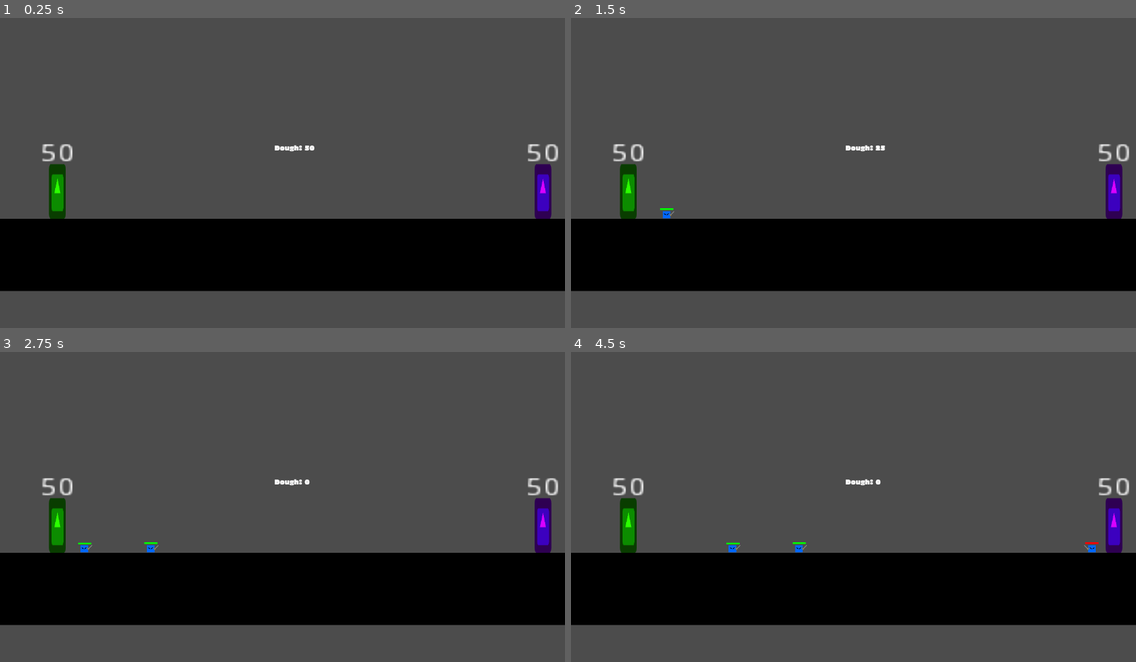
Above: before the commit, frames 1-4 (two rows, left to right).
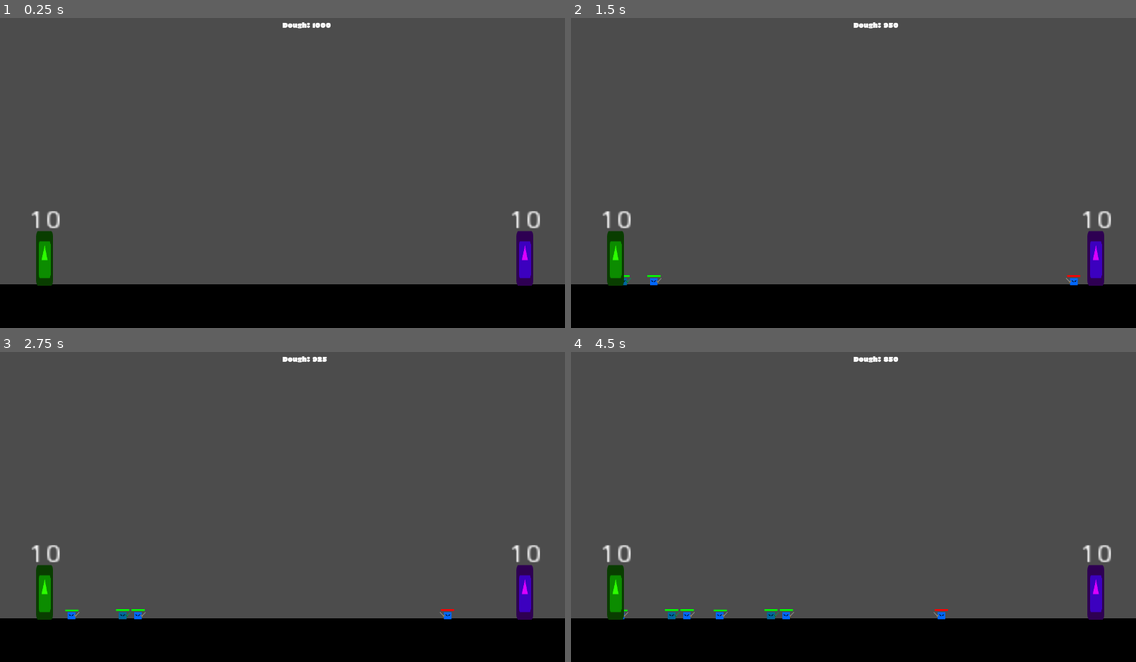
Above: after the commit, the same moments.

Repository: Boyquotes/mtx-project
Game: Godot game, scene res://src/scenes/battle_scene/BattleScene.tscn
Same seed, same stepped clock (60 frames per second), same inputs: the game is played once before the commit and once after it. Before the commit the project starts from res://src/scenes/BattleScene.tscn. The engine's default icon, where the game draws it, is replaced by a stand-in: a white triangle on a blue panel in a dark square.
Inputs (mouse positions are in pixels of both pictures, inside the frame that each line leads up to):
- Up to frame 1 (0.25 s): no input
- Up to frame 2 (1.5 s): tap Enter at 0.5 s; move the mouse to (977, 154) at 0.52 s; tap 1 (spawn_1) at 0.6 s; move the mouse to (740, 185) at 1.27 s; tap 2 (spawn_2) at 1.35 s
- Up to frame 3 (2.75 s): move the mouse to (339, 432) at 2.02 s; tap 3 (spawn_3) at 2.1 s
- Up to frame 4 (4.5 s): move the mouse to (825, 565) at 2.77 s; tap 1 (spawn_1) at 2.85 s; move the mouse to (1023, 550) at 3.52 s; tap 2 (spawn_2) at 3.6 s; move the mouse to (684, 457) at 4.27 s; tap 3 (spawn_3) at 4.35 s

The runs differ from the first frame. In frame 1, 35% of the frame differs, in the area x 0-100%, y 1-100%; in frame 2, 35%; in frame 3, 35%; in frame 4, 35%.

Commit message:
game over, wave system

Diff:
--- a/project.godot
+++ b/project.godot
@@ -11,7 +11,7 @@
 [application]
 
 config/name="Age of Gacha"
-run/main_scene="res://src/scenes/BattleScene.tscn"
+run/main_scene="res://src/scenes/battle_scene/BattleScene.tscn"
 config/icon="res://icon.png"
 
 [autoload]
--- a/src/objects/bases/AllyBase.gd
+++ b/src/objects/bases/AllyBase.gd
@@ -2,6 +2,7 @@
 
 var _units: Array
 
+signal game_over
 
 func _create_unit(unit: PackedScene):
 	var new_unit : UnitTypes.UNIT_TYPE = unit.instance()
@@ -20,3 +21,7 @@
 		_create_unit(UnitTypes.selected_units[1]);
 	elif Input.is_action_just_pressed("spawn_3"):
 		_create_unit(UnitTypes.selected_units[2]);
+
+func _die():
+	emit_signal("game_over")
+	queue_free()
--- a/src/objects/bases/Base.gd
+++ b/src/objects/bases/Base.gd
@@ -2,8 +2,10 @@
 
 enum side {ALLY, ENEMY}
 
-export var health_points = 50
-export var spawn_delay = 2.0
+export var health_points = 10
+
+func _ready():
+	$Label.text = str(max(health_points, 0))
 
 func _spawn_unit(unit: UnitTypes.UNIT_TYPE):
 	Global.GameManager.add_unit(unit)
@@ -15,4 +17,7 @@
 	health_points -= damage
 	$Label.text = str(max(health_points, 0))
 	if health_points < 0:
-		queue_free()
+		_die()
+
+func _die():
+	pass
--- a/src/objects/bases/EnemyBase.gd
+++ b/src/objects/bases/EnemyBase.gd
@@ -1,29 +1,104 @@
 extends "res://src/objects/bases/Base.gd"
 
-func _ready():
-	$Timer.one_shot = false
-	$Timer.start(4)
+export var min_delay_between_waves = 7
+export var max_delay_between_waves = 10
+export var time_for_level_increase = 50
 
-func _create_unit(unit: PackedScene):
-	var new_unit : UnitTypes.UNIT_TYPE = unit.instance()
+
+const _wave_data_file = "res://src/utility/Waves.txt"
+
+
+var _current_level = 0
+var _waves: Array
+var _current_possible_waves: Array
+
+
+signal game_over
+
+
+# SENDING OUT WAVES OF ENEMIES
+class Wave:
+	var min_level = 0
+	var max_level = 10
+	var delay_between_enemies = 1.0
+	var enemies: Array = [UnitTypes.MELEE_UNIT]
+
+	func _init(min_level: int, max_level: int, delay_between_enemies: float, enemies: Array):
+		self.min_level = min_level
+		self.max_level = max_level
+		self.delay_between_enemies = delay_between_enemies
+		self.enemies = enemies
+
+
+func _parse_wave_data():
+	var file = File.new()
+	file.open(_wave_data_file, file.READ)
+	while !file.eof_reached():
+		var csv = file.get_csv_line()
+		var enemies: Array
+		for i in range(3, csv.size()):
+			enemies.append(csv[i])
+
+		var new_wave = Wave.new(int(csv[0]), int(csv[1]), float(csv[2]), enemies)
+		_waves.append(new_wave)
+
+
+func _update_possible_waves():
+	_current_possible_waves = []
+	for wave in _waves:
+		if _current_level >= wave.min_level and _current_level <= wave.max_level:
+			_current_possible_waves.append(wave)
+
+
+# SPAWNING UNITS
+func _send_out_wave():
+	if _current_possible_waves.size() == 0:
+		print("no wave to send out at level ", _current_level)
+		return
+
+	var w = randi()%_current_possible_waves.size()
+	var wave: Wave = _current_possible_waves[w]
+
+	for unit_name in wave.enemies:
+		var unit = _create_unit_from_name(unit_name)
+		_spawn_unit(unit)
+		yield(get_tree().create_timer(wave.delay_between_enemies), "timeout")
+
+	var time_until_next_wave = randi()%(max_delay_between_waves - min_delay_between_waves) + min_delay_between_waves
+	$WaveTimer.start(time_until_next_wave)
+
+
+func _create_unit_from_name(unit_name: String) -> UnitTypes.UNIT_TYPE:
+	var new_unit : UnitTypes.UNIT_TYPE = UnitTypes.name_to_unit_dict[unit_name].instance()
 	new_unit.make_unit_enemy()
 	new_unit.global_position = $Spawnpoint.global_position
-	_spawn_unit(new_unit)
+	return new_unit
 
-func _on_Timer_timeout():
-	var r = randi()%4
-	var unit_type: PackedScene
 
-	match(r):
-		0:
-			unit_type = UnitTypes.MELEE_UNIT
-		1:
-			unit_type = UnitTypes.FAST_UNIT
-		2:
-			unit_type = UnitTypes.FAST_UNIT
-		3:
-			unit_type = UnitTypes.TANKY_UNIT
-		_:
-			unit_type = UnitTypes.MELEE_UNIT
+# FUNCTION
+func _ready():
+	randomize()
+	$LevelIncreaseTimer.one_shot = false
+	$LevelIncreaseTimer.start(time_for_level_increase)
 
-	_create_unit(unit_type)
+	_parse_wave_data()
+	_update_possible_waves()
+
+	$WaveTimer.one_shot = true
+	$WaveTimer.start(1)
+
+
+func _on_WaveTimer_timeout():
+	_send_out_wave()
+
+
+func _die():
+	emit_signal("game_over")
+	queue_free()
+
+
+func _on_LevelIncreaseTimer_timeout():
+	_current_level += 1
+	if _current_level == 10:
+		$LevelIncreaseTimer.stop()
+	_update_possible_waves()
--- a/src/objects/bases/EnemyBase.tscn
+++ b/src/objects/bases/EnemyBase.tscn
@@ -6,10 +6,16 @@
 [node name="EnemyBase" instance=ExtResource( 1 )]
 collision_layer = 8
 script = ExtResource( 2 )
+min_delay_between_waves = 7
+max_delay_between_waves = 10
+time_for_level_increase = 50
 
 [node name="Sprite" parent="." index="0"]
 modulate = Color( 0.85098, 0, 1, 1 )
 
-[node name="Timer" type="Timer" parent="." index="4"]
+[node name="WaveTimer" type="Timer" parent="." index="4"]
 
-[connection signal="timeout" from="Timer" to="." method="_on_Timer_timeout"]
+[node name="LevelIncreaseTimer" type="Timer" parent="." index="5"]
+
+[connection signal="timeout" from="WaveTimer" to="." method="_on_WaveTimer_timeout"]
+[connection signal="timeout" from="LevelIncreaseTimer" to="." method="_on_LevelIncreaseTimer_timeout"]
--- a/src/scenes/BattleScene.tscn
+++ /dev/null
@@ -1,45 +0,0 @@
-[gd_scene load_steps=9 format=2]
-
-[ext_resource path="res://src/objects/enviroment/Ground.tscn" type="PackedScene" id=1]
-[ext_resource path="res://src/objects/bases/AllyBase.tscn" type="PackedScene" id=2]
-[ext_resource path="res://src/scenes/Camera2D.gd" type="Script" id=3]
-[ext_resource path="res://src/objects/bases/EnemyBase.tscn" type="PackedScene" id=4]
-[ext_resource path="res://src/utility/GameManager.gd" type="Script" id=5]
-[ext_resource path="res://src/user_interface/MoneyTracker.gd" type="Script" id=6]
-[ext_resource path="res://src/user_interface/Fonts/EricaOne-Regular.ttf" type="DynamicFontData" id=7]
-
-[sub_resource type="DynamicFont" id=1]
-font_data = ExtResource( 7 )
-
-[node name="BattleScene" type="Node2D"]
-
-[node name="Ground" parent="." instance=ExtResource( 1 )]
-position = Vector2( 35, 194 )
-
-[node name="Camera2D" type="Camera2D" parent="."]
-scale = Vector2( 1.6738, 4.98866 )
-current = true
-limit_left = -600
-limit_right = 600
-script = ExtResource( 3 )
-
-[node name="GameManager" type="Node2D" parent="."]
-script = ExtResource( 5 )
-
-[node name="EnemyBase" parent="." instance=ExtResource( 4 )]
-position = Vector2( 550, 50 )
-
-[node name="AllyBase" parent="." instance=ExtResource( 2 )]
-position = Vector2( -550, 50 )
-
-[node name="MoneyTracker" type="Label" parent="."]
-margin_left = -58.0
-margin_top = -62.0
-margin_right = -18.0
-margin_bottom = -48.0
-custom_fonts/font = SubResource( 1 )
-script = ExtResource( 6 )
-
-[node name="CanvasLayer" type="CanvasLayer" parent="."]
-
-[connection signal="money_changed" from="GameManager" to="MoneyTracker" method="_on_GameManager_money_changed"]
--- /dev/null
+++ b/src/scenes/battle_scene/BattleScene.tscn
@@ -0,0 +1,69 @@
+[gd_scene load_steps=10 format=2]
+
+[ext_resource path="res://src/scenes/battle_scene/MoneyTracker.gd" type="Script" id=2]
+[ext_resource path="res://src/user_interface/Fonts/EricaOne-Regular.ttf" type="DynamicFontData" id=3]
+[ext_resource path="res://src/utility/GameManager.gd" type="Script" id=4]
+[ext_resource path="res://src/objects/enviroment/Ground.tscn" type="PackedScene" id=5]
+[ext_resource path="res://src/objects/bases/AllyBase.tscn" type="PackedScene" id=6]
+[ext_resource path="res://src/objects/bases/EnemyBase.tscn" type="PackedScene" id=7]
+[ext_resource path="res://src/user_interface/Fonts/EricaFont.tres" type="DynamicFont" id=8]
+[ext_resource path="res://src/scenes/battle_scene/GameOver.gd" type="Script" id=9]
+
+[sub_resource type="DynamicFont" id=1]
+font_data = ExtResource( 3 )
+
+[node name="BattleScene" type="Node2D"]
+
+[node name="Ground" parent="." instance=ExtResource( 5 )]
+position = Vector2( 748, 703 )
+
+[node name="GameManager" type="Node2D" parent="."]
+script = ExtResource( 4 )
+
+[node name="EnemyBase" parent="." instance=ExtResource( 7 )]
+position = Vector2( 1189, 562 )
+min_delay_between_waves = 1
+time_for_level_increase = 1.0
+
+[node name="AllyBase" parent="." instance=ExtResource( 6 )]
+position = Vector2( 101, 562 )
+
+[node name="UserInterface" type="CanvasLayer" parent="."]
+pause_mode = 2
+
+[node name="MoneyTracker" type="Label" parent="UserInterface"]
+anchor_left = 0.5
+anchor_right = 0.5
+margin_top = 19.0
+margin_bottom = 44.0
+custom_fonts/font = SubResource( 1 )
+script = ExtResource( 2 )
+
+[node name="GameOver" type="Control" parent="UserInterface"]
+anchor_left = 0.5
+anchor_top = 0.5
+anchor_right = 0.5
+anchor_bottom = 0.5
+script = ExtResource( 9 )
+
+[node name="BackToMenuButton" type="Button" parent="UserInterface/GameOver"]
+margin_left = -65.0
+margin_top = -7.0
+margin_right = 84.0
+margin_bottom = 24.0
+custom_fonts/font = ExtResource( 8 )
+text = "Return to menu"
+
+[node name="GameOverText" type="Label" parent="UserInterface/GameOver"]
+margin_left = -36.0
+margin_top = -32.0
+margin_right = 45.0
+margin_bottom = -7.0
+custom_fonts/font = ExtResource( 8 )
+text = "You lost!"
+align = 1
+
+[connection signal="money_changed" from="GameManager" to="UserInterface/MoneyTracker" method="_on_GameManager_money_changed"]
+[connection signal="game_over" from="EnemyBase" to="UserInterface/GameOver" method="_on_EnemyBase_game_over"]
+[connection signal="game_over" from="AllyBase" to="UserInterface/GameOver" method="_on_AllyBase_game_over"]
+[connection signal="pressed" from="UserInterface/GameOver/BackToMenuButton" to="UserInterface/GameOver" method="_on_BackToMenuButton_pressed"]
--- /dev/null
+++ b/src/scenes/battle_scene/GameOver.gd
@@ -0,0 +1,25 @@
+extends Control
+
+func _ready():
+	visible = false
+
+func _end_game():
+	get_tree().paused = true
+	visible = true
+
+func _defeat():
+	$GameOverText.text = "You lost!"
+
+func _victory():
+	$GameOverText.text = "You wun!"
+
+func _on_AllyBase_game_over():
+	_defeat()
+	_end_game()
+
+func _on_EnemyBase_game_over():
+	_victory()
+	_end_game()
+
+func _on_BackToMenuButton_pressed():
+	get_tree().change_scene("res://src/scenes/TitleScreen.tscn")
--- a/src/user_interface/MoneyTracker.gd
+++ b/src/scenes/battle_scene/MoneyTracker.gd
@@ -1,5 +1,4 @@
 extends Label
-
 
 func _on_GameManager_money_changed():
 	text = "Dough: " + str(Global.GameManager.get_current_money())
--- a/src/utility/GameManager.gd
+++ b/src/utility/GameManager.gd
@@ -1,6 +1,6 @@
 extends Node2D
 
-export var starting_money = 50
+export var starting_money = 1000
 
 var _money
 
--- a/src/utility/UnitManager.gd
+++ /dev/null
@@ -1,11 +0,0 @@
-extends Node2D
-
-func _init():
-	Global.UnitManager = self
-
-func add_unit(unit: UnitTypes.UNIT_TYPE):
-	add_child(unit)
-
-func remove_unit(unit: UnitTypes.UNIT_TYPE):
-	print("destroyign ", unit)
-	unit.queue_free()
--- a/src/utility/UnitTypes.gd
+++ b/src/utility/UnitTypes.gd
@@ -11,4 +11,17 @@
 const BASIC_RANGED_UNIT = preload("res://src/objects/units/ranged_units/BasicRangedUnit.tscn")
 const HEAVY_RANGED_UNIT = preload("res://src/objects/units/ranged_units/HeavyRangedUnit.tscn")
 
-var selected_units: Array = [MELEE_UNIT, TANKY_UNIT, BASIC_RANGED_UNIT]
+var name_to_unit_dict = {
+	"PLAIN_BAGEL": MELEE_UNIT,
+	"NEW_YORK_BAGEL": TANKY_UNIT,
+	"POPPY_SEED_BAGEL": BASIC_RANGED_UNIT,
+	"CYMBAGEL": HEAVY_UNIT,
+	"BAGELATINE": FAST_UNIT,
+	"GRENADEL": MELEE_UNIT,
+	"BAEGEL": SEDUCE_UNIT,
+	"TREBUCHAGEL": HEAVY_RANGED_UNIT,
+	"BLANK": MELEE_UNIT,
+	"EVERYTHING_BAGEL": MELEE_UNIT,
+}
+
+var selected_units: Array = [MELEE_UNIT, FAST_UNIT, BASIC_RANGED_UNIT]
Not shown, added: src/utility/Waves.txt
